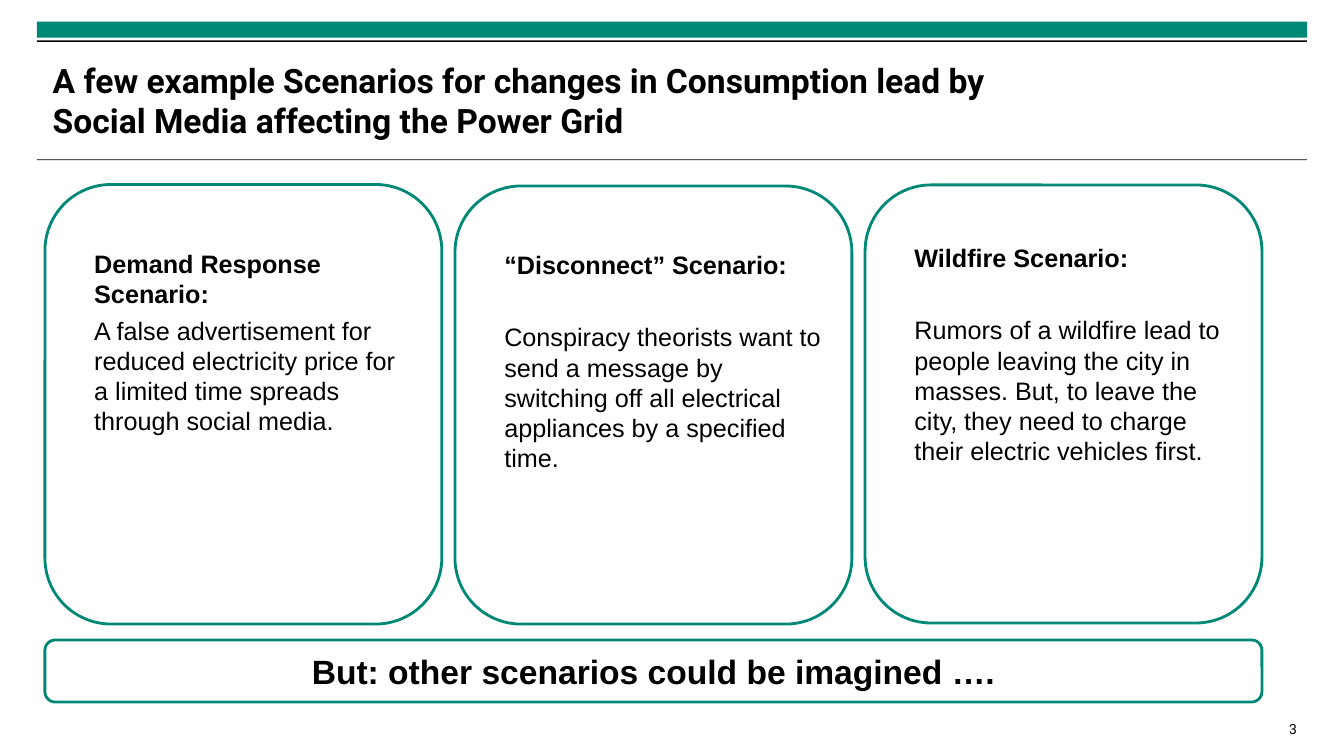
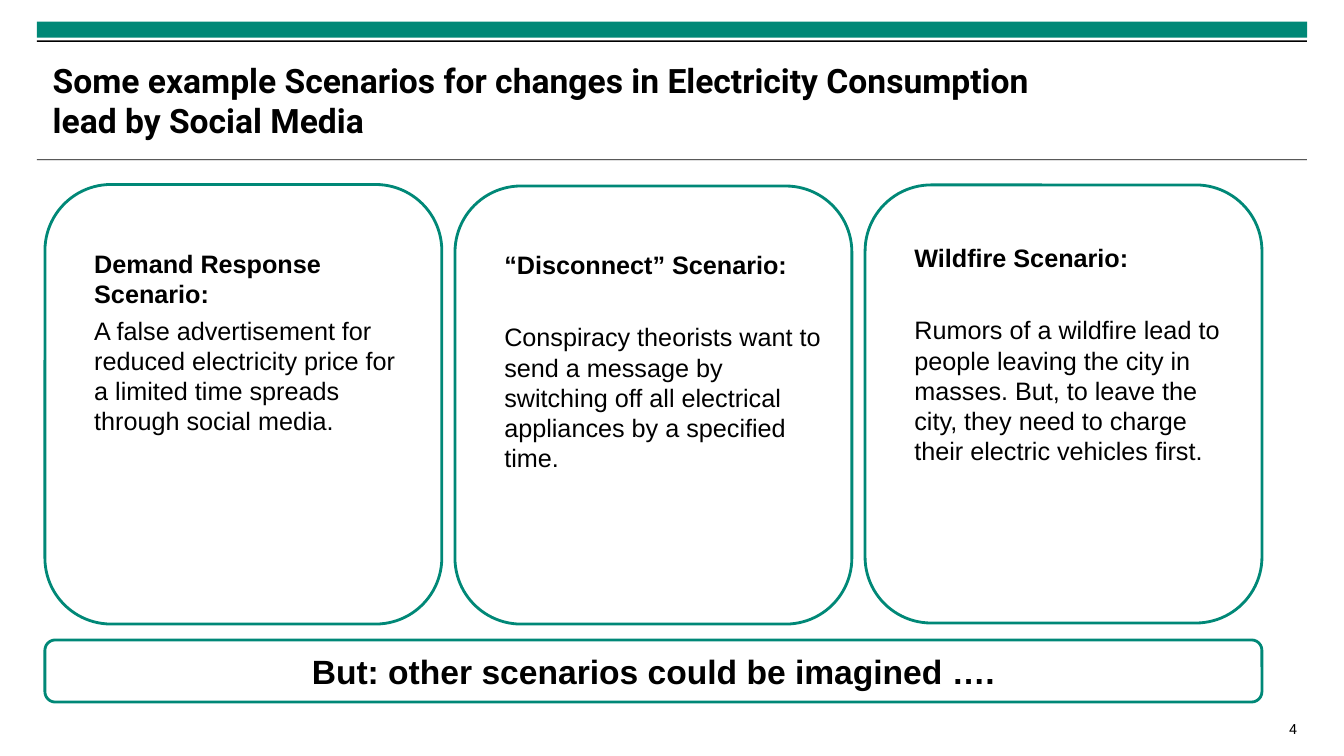
Before and after one commit to isabella-grieser/Modeling-and-Monitoring-Social-Media-Dynamics-to-predict-Electricity-Demand-Peaks, a slide deck: slide 4 of presentations/Finale Präsentation.pptx (slide 3 before the commit). Drawn at 1344x756 pixels with LibreOffice and Linux fonts; fonts in the diff are those of the drawing; background and template pictures are left out. Boxes give left, top, right and bottom in pixels: in the first picture for what was removed or moved away, otherwise in the second. Text is boxed around its words. In the diff, an @@ line names an element or a change of style, - is before the commit and + after.

```diff
--- a/presentations/Finale Präsentation.pptx
+++ b/presentations/Finale Präsentation.pptx
@@ title at bbox=[53, 67, 1028, 140]: text changed @@
-A few example Scenarios for changes in Consumption lead by Social Media affecting the Power Grid
+Some example Scenarios for changes in Electricity Consumption lead by Social Media
@@ page number at bbox=[1289, 724, 1297, 734]: text changed @@
-3
+4
```
Also in this commit, not shown: 3 other slides changed, 1 slide added, 9 other files.
